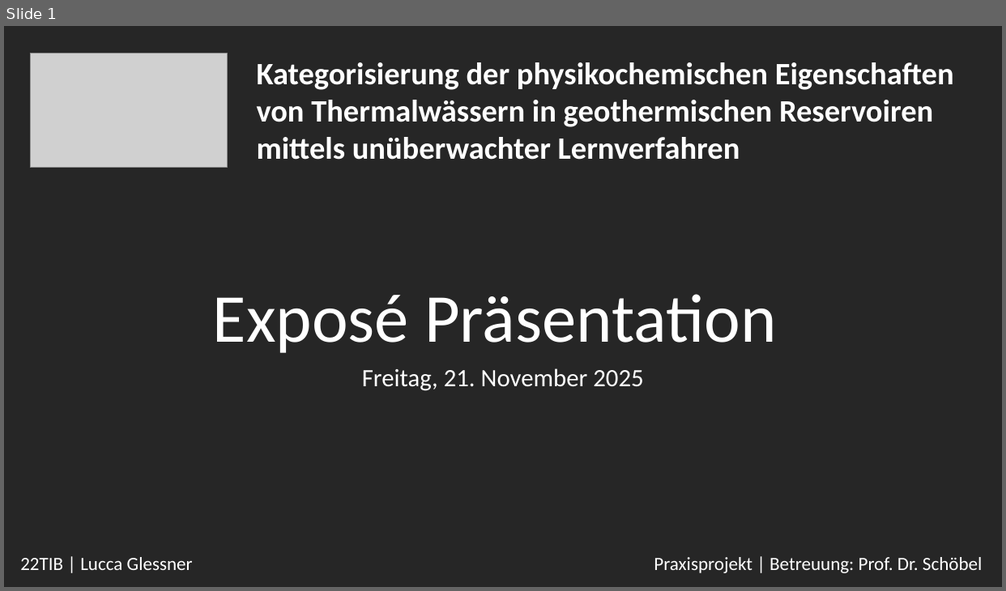
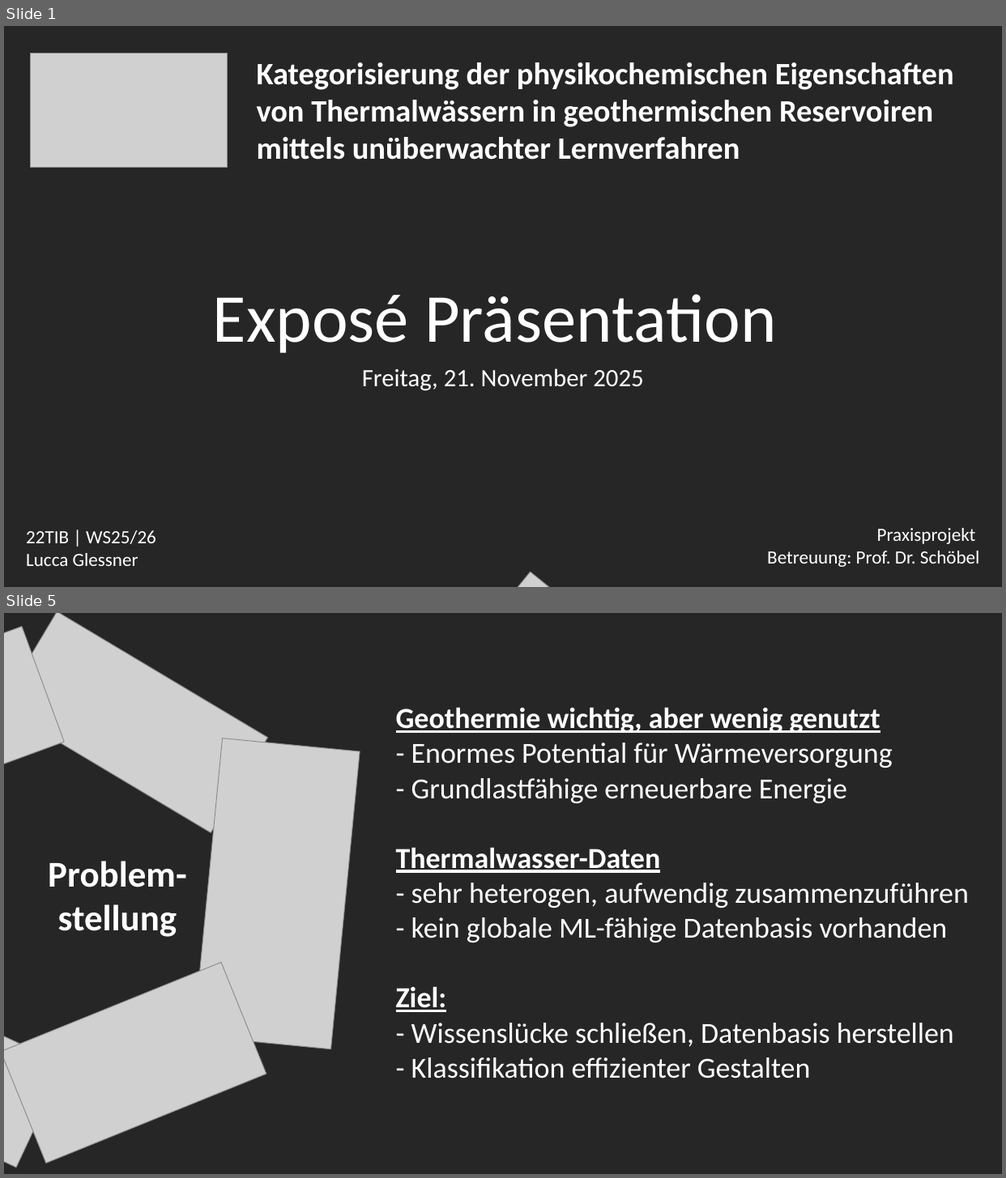
Before and after one commit to luccaglessner/Abschlussarbeit, a slide deck: Abschlussarbeit Bearbeitung/Exposé Praxisprojekt/Präsentation_Exposé_Praxisprojekt.pptx. Shown one above the other, each under a label of ours: slide 1 before the commit, slides 1 and 5 after it; the slides between them are not shown. The pictures are 1006x591 and 1006x1178 pixels, drawn with LibreOffice and Linux fonts; fonts in the diff are those of the drawing; grey boxes stand for pictures; background and template pictures are left out. Boxes give left, top, right and bottom in pixels: in the first picture for what was removed or moved away, otherwise in the second. Text is boxed around its words. In the diff, an @@ line names an element or a change of style, - is before the commit and + after.

```diff
--- a/Abschlussarbeit Bearbeitung/Exposé Praxisprojekt/Präsentation_Exposé_Praxisprojekt.pptx
+++ b/Abschlussarbeit Bearbeitung/Exposé Praxisprojekt/Präsentation_Exposé_Praxisprojekt.pptx
@@ slide 5 added at (4, 613, 1002, 1174), background #262626 @@
@@ picture added at (4, 613, 267, 833) @@
@@ picture added at (4, 627, 64, 825) @@
@@ text added at (396, 707, 968, 1079), 28 pt, text #FFFFFF @@
+Geothermie wichtig, aber wenig genutzt
+- Enormes Potential für Wärmeversorgung
+- Grundlastfähige erneuerbare Energie
+Thermalwasser-Daten
+- sehr heterogen, aufwendig zusammenzuführen
+- kein globale ML-fähige Datenbasis vorhanden
+Ziel:
+- Wissenslücke schließen, Datenbasis herstellen
+- Klassifikation effizienter Gestalten
@@ picture added at (194, 738, 360, 1050) @@
@@ text added at (48, 861, 187, 937), 35 pt, text #FFFFFF, bold @@
+Problem-
+stellung
@@ picture added at (4, 961, 65, 1168) @@
@@ picture added at (4, 962, 267, 1164) @@
@@ slide 1 changed as well @@
@@ text at (26, 531, 156, 566): text changed @@
-22TIB | Lucca Glessner
+22TIB | WS25/26
+Lucca Glessner
@@ text at (767, 528, 980, 567): text changed @@
-Praxisprojekt | Betreuung: Prof. Dr. Schöbel
+Praxisprojekt
+Betreuung: Prof. Dr. Schöbel
@@ picture added at (453, 572, 718, 587) @@
```
Also in this commit, not shown: 7 other slides added, 1 slide removed, 2 other files.
